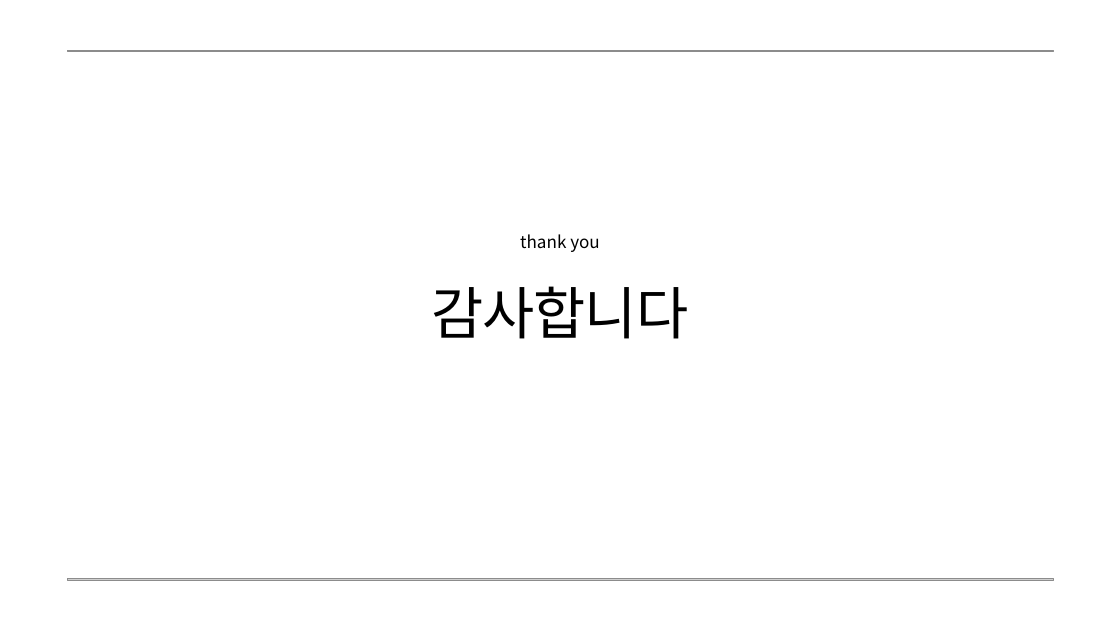
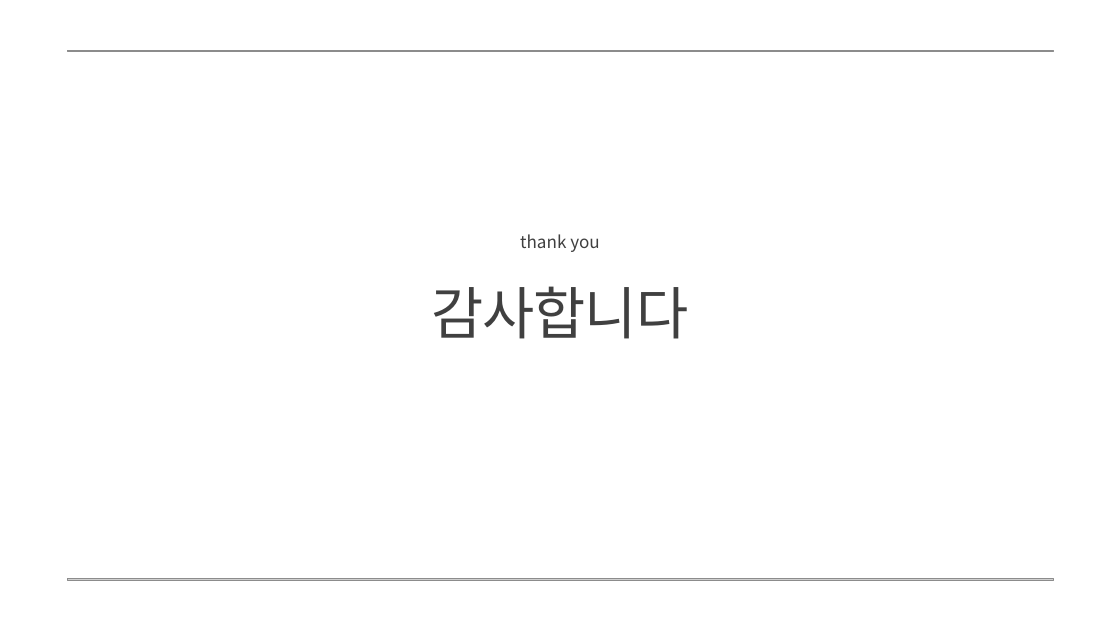
Before and after one commit to OpenSW-2025-Dadam/OURM-team-meeting-logs, a slide deck: slide 13 of 4조 다담 발표 자료.pptx (slide 12 before the commit). Drawn at 1120x630 pixels with LibreOffice and Linux fonts; fonts in the diff are those of the drawing; grey boxes stand for pictures; background and template pictures are left out. Boxes give left, top, right and bottom in pixels: in the first picture for what was removed or moved away, otherwise in the second. Text is boxed around its words. In the diff, an @@ line names an element or a change of style, - is before the commit and + after.

```diff
--- a/4조 다담 발표 자료.pptx
+++ b/4조 다담 발표 자료.pptx
@@ text "thank you" at <box>520,234,600,252</box>: text colour #000000 to #404040 @@
@@ text "감사합니다" at <box>432,286,689,339</box>: text colour #000000 to #404040 @@
```
Also in this commit, not shown: 3 other slides changed, 2 slides added, 1 other file.
